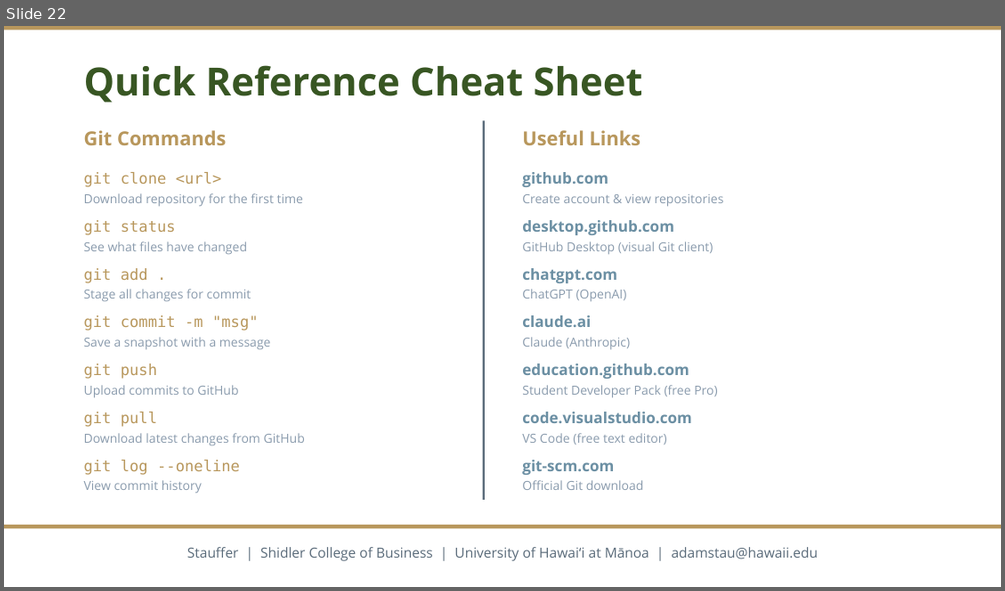
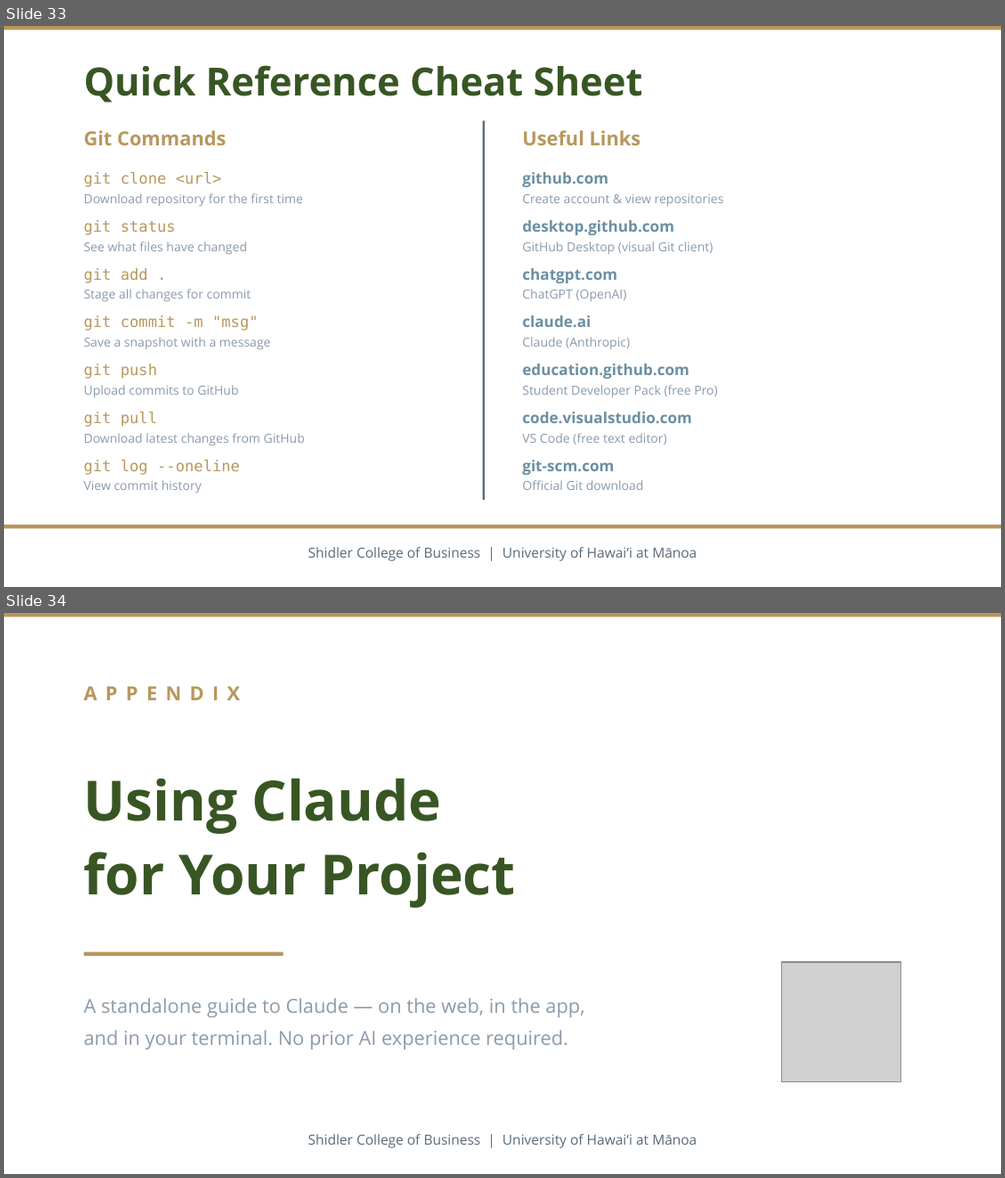
Before and after one commit to adamwstauffer/shidler, a slide deck: courses/BUS-629-VEMBA-International-Corporate-Finance/BUS629_AI_Ratios_Project.pptx. Shown one above the other, each under a label of ours: slide 22 before the commit, slides 33 and 34 after it. The pictures are 1005x591 and 1005x1178 pixels, drawn with LibreOffice and Linux fonts; fonts in the diff are those of the drawing; grey boxes stand for pictures. Boxes give left, top, right and bottom in pixels: in the first picture for what was removed or moved away, otherwise in the second. Text is boxed around its words. In the diff, an @@ line names an element or a change of style, - is before the commit and + after.

```diff
--- a/courses/BUS-629-VEMBA-International-Corporate-Finance/BUS629_AI_Ratios_Project.pptx
+++ b/courses/BUS-629-VEMBA-International-Corporate-Finance/BUS629_AI_Ratios_Project.pptx
@@ slide 34 added at <box>4,613,1001,1174</box>, background #FFFFFF @@
@@ rectangle added at <box>4,613,1001,617</box>, fill #B8975C @@
@@ text added at <box>84,673,921,713</box>, 14 pt, text #B8975C, bold @@
+APPENDIX
@@ text added at <box>84,778,516,908</box>, 40 pt, text #385723, bold @@
+Using Claude
+for Your Project
@@ rectangle added at <box>84,952,283,956</box>, fill #B8975C @@
@@ picture added at <box>782,962,901,1081</box> @@
@@ text added at <box>84,997,584,1049</box>, 14 pt, text #8A9BAD @@
+A standalone guide to Claude — on the web, in the app,
+and in your terminal. No prior AI experience required.
@@ text added at <box>308,1134,696,1148</box>, 10 pt, text #5A6B7A @@
+Shidler College of Business | University of Hawaiʻi at Mānoa
@@ what was slide 22 is now slide 33 @@
@@ slide 33 changed as well @@
@@ text at <box>308,547,696,561</box>: text changed @@
-Stauffer | Shidler College of Business | University of Hawaiʻi at Mānoa | adamstau@hawaii.edu
+Shidler College of Business | University of Hawaiʻi at Mānoa
```
Also in this commit, not shown: 5 other slides changed, 29 other slides added, 1 slide removed.
